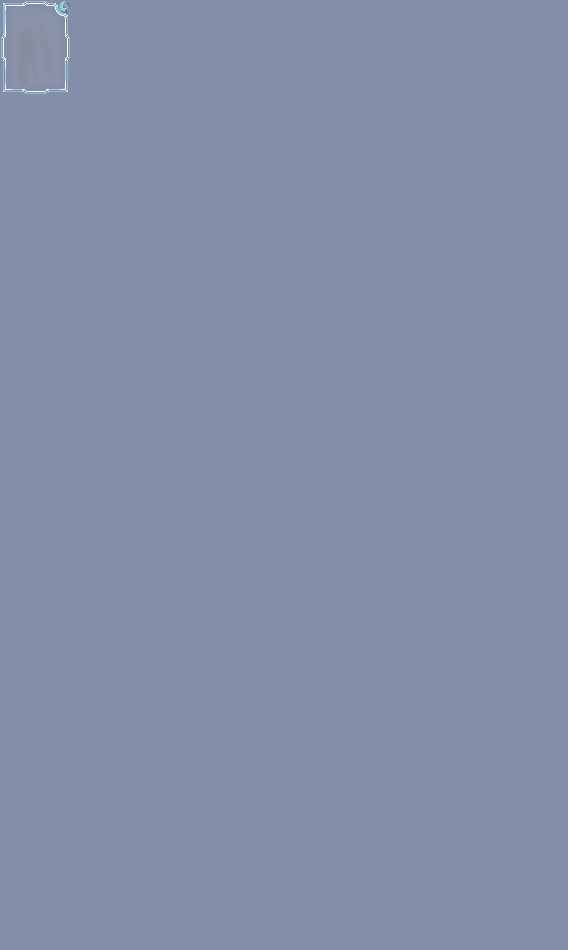
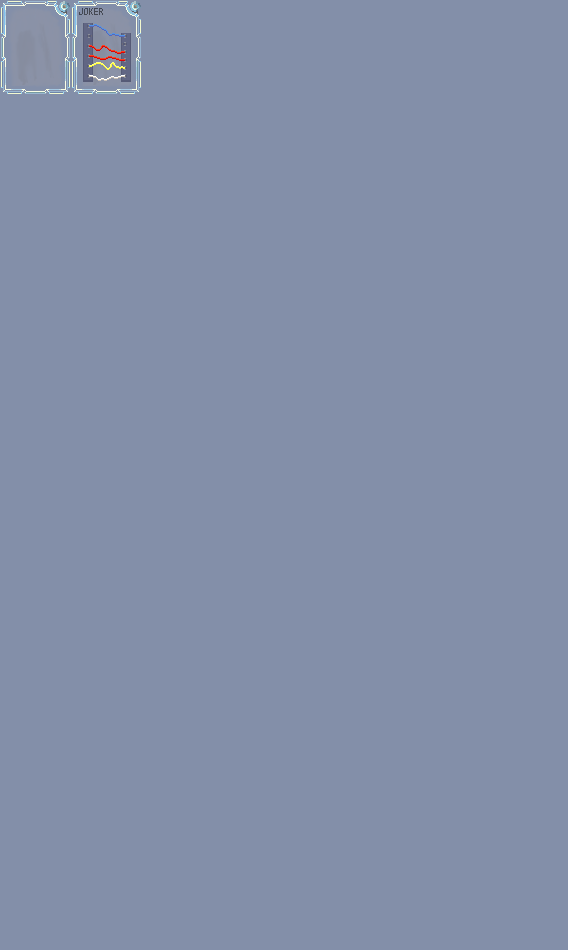
Two versions of the same layered image (568x950). Layer-by-layer changes:
added group "Layer Group #1" with 25 layers above "Layer Group" over [7, 1, 141, 94]
added layer "Pasted Layer" in group "Layer Group #1" over [89, 24, 125, 37]
added layer "\ #9" in group "Layer Group #1" over [89, 75, 125, 81]
added layer "\ #8" in group "Layer Group #1" over [89, 55, 125, 61]
added layer "\ #7" in group "Layer Group #1" over [89, 45, 125, 54]
added layer "\ #6" in group "Layer Group #1" over [89, 62, 125, 70]
added layer "\ #5" in group "Layer Group #1" over [122, 34, 127, 78]
added layer "\ #4" in group "Layer Group #1" over [87, 24, 92, 78]
added layer "\ #3" in group "Layer Group #1" over [121, 33, 131, 82]
added layer "\ #2" in group "Layer Group #1" over [83, 23, 93, 82]
added group "Layer Group copy" with 15 layers in group "Layer Group #1" over [7, 1, 141, 94]
added layer "\ #10" (50%) in group "Layer Group copy" over [79, 8, 103, 15]
added layer "\ #1" in group "Layer Group copy" over [72, 1, 141, 94]
added layer "Layer #12" in group "Layer Group copy" over [132, 5, 138, 14]
added layer "Layer #13" in group "Layer Group copy" over [73, 2, 140, 93]
added layer "Layer #14" in group "Layer Group copy" over [76, 5, 137, 90]
added layer "Layer #16" in group "Layer Group copy" over [73, 4, 138, 93]
added layer "Layer #18" in group "Layer Group copy" over [72, 1, 141, 94]
added layer "Layer #19" in group "Layer Group copy" over [130, 1, 141, 12]
added layer "Layer #20" (24%) in group "Layer Group copy" over [80, 6, 133, 87]
added layer "Layer #21" in group "Layer Group copy" over [85, 22, 126, 85]
added layer "Layer #22" in group "Layer Group copy" over [77, 5, 136, 87]
added layer "Layer #23" in group "Layer Group copy" over [72, 1, 141, 94]
added layer "\" in group "Layer Group" over [1, 1, 70, 94]
…and 3 more changes (2 added, 1 painted)
